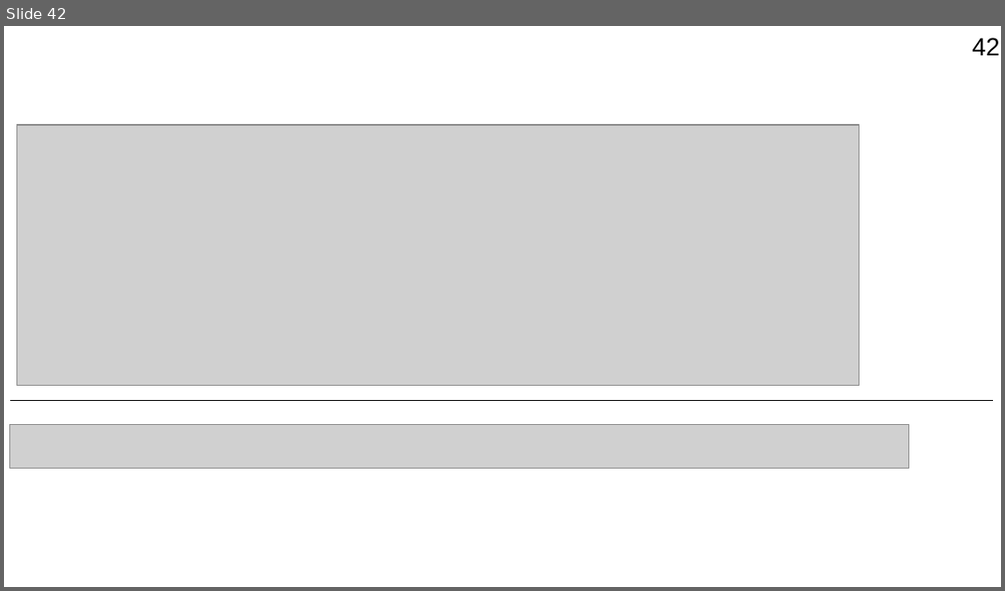
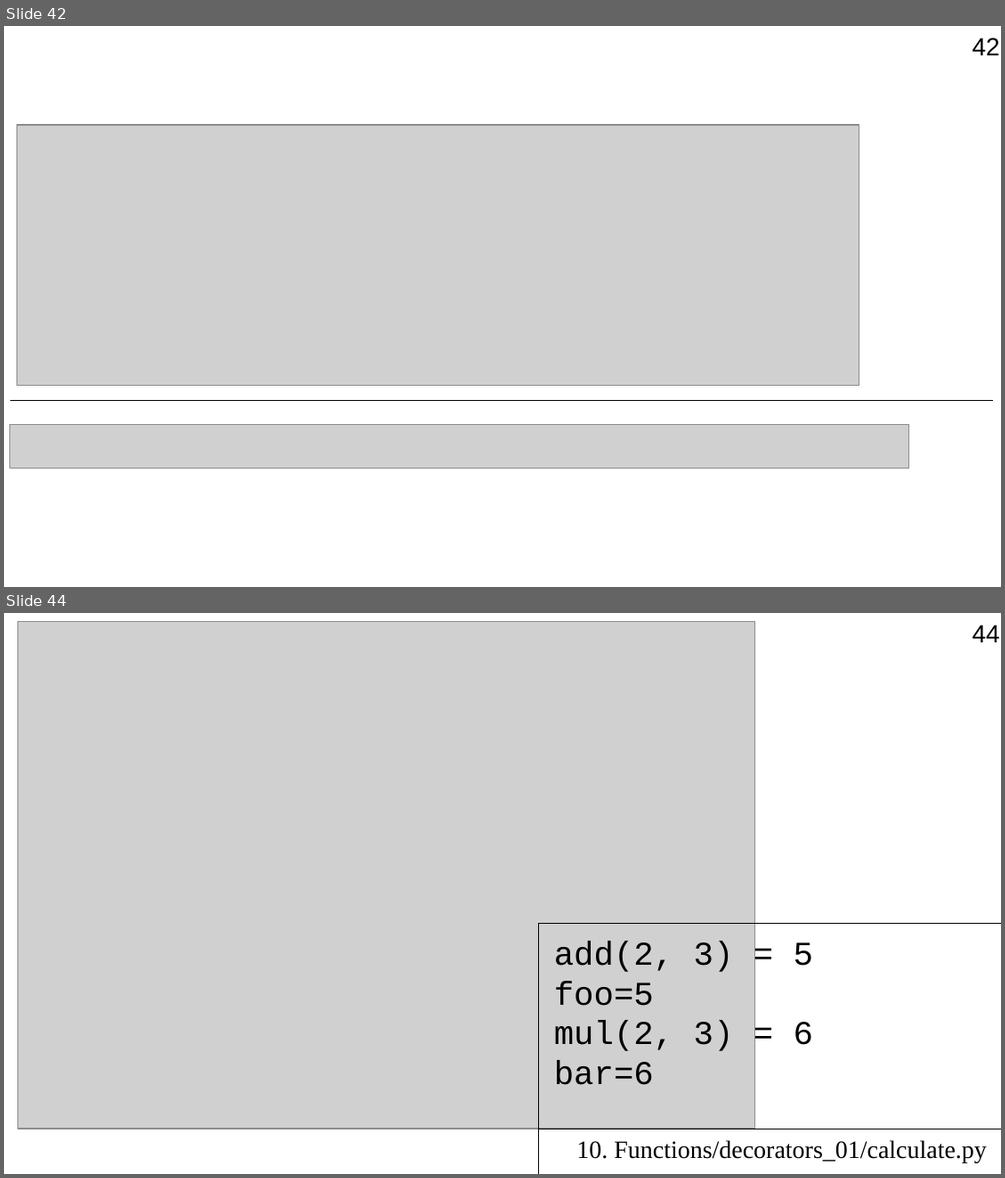
Before and after one commit to Jenyay/python-lectures, a slide deck: presentations/10. Functions.odp. Shown one above the other, each under a label of ours: slide 42 before the commit, slides 42 and 44 after it; the slides between them are not shown. The pictures are 1005x591 and 1005x1178 pixels, drawn with LibreOffice and Linux fonts; fonts in the diff are those of the drawing; grey boxes stand for pictures. Boxes give left, top, right and bottom in pixels: in the first picture for what was removed or moved away, otherwise in the second. Text is boxed around its words. In the diff, an @@ line names an element or a change of style, - is before the commit and + after.

```diff
--- a/presentations/10. Functions.odp
+++ b/presentations/10. Functions.odp
@@ slide 44 added at (4, 613, 1001, 1174), background #FFFFFF; not listed: 1 template element that a slide beside it also shows @@
@@ picture added at (18, 622, 754, 1128) @@
@@ line added from (538, 923) to (538, 1174), #000000 0 pt @@
@@ line added from (538, 923) to (1001, 923), #000000 0 pt @@
@@ text added at (554, 941, 813, 1085), 24 pt, text #000000 @@
+add(2, 3) = 5
+foo=5
+mul(2, 3) = 6
+bar=6
@@ line added from (538, 1128) to (1001, 1128), #000000 0 pt @@
@@ text added at (576, 1140, 987, 1163), 18 pt, text #000000 @@
+10. Functions/decorators_01/calculate.py
```
Also in this commit, not shown: 10 other slides added, 9 other files.
